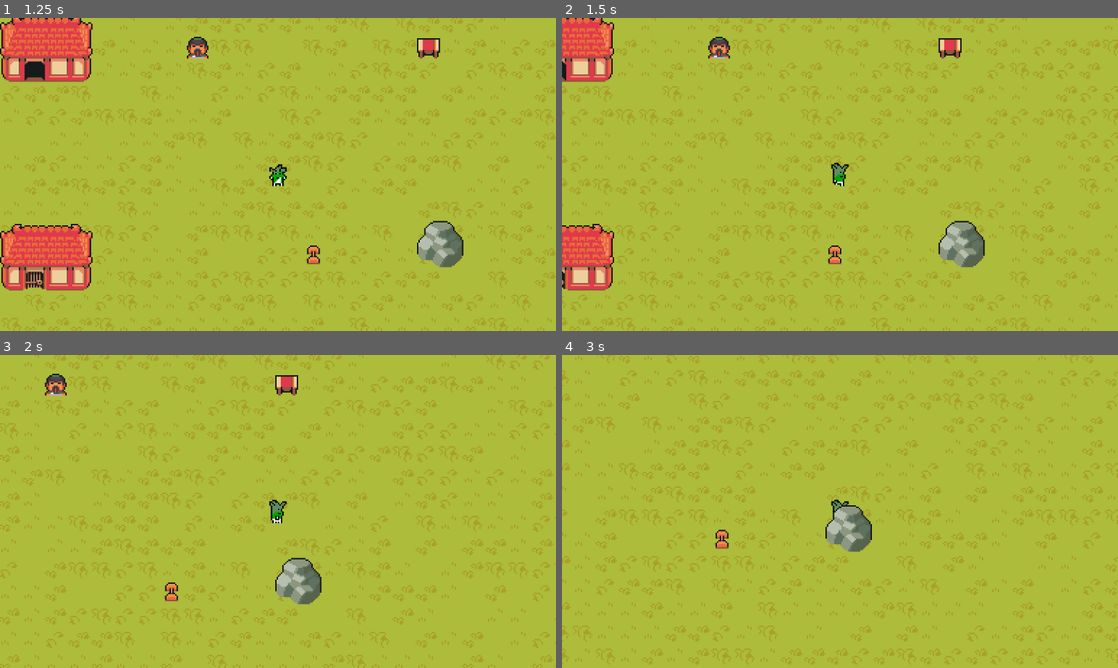
Above: before the commit, frames 1-4 (two rows, left to right).
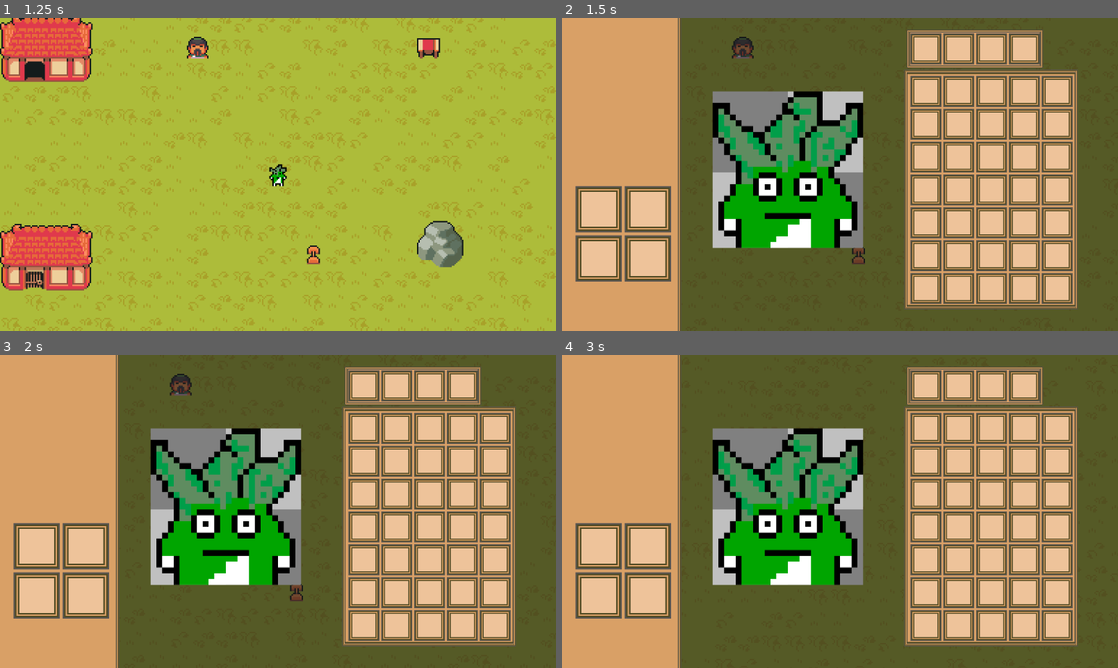
Above: after the commit, the same moments.

Repository: Zomlim/Kaendylaend
Game: Godot game, scene res://common/gui/menus/mainmenu/main_menu.tscn
Two runs of this game, one before a commit and one after it. Both use one fixed random seed, a clock stepped at 60 frames per second and the inputs below.
Inputs:
- Up to frame 1 (1.25 s): click "Play" at 0.5 s
- Up to frame 2 (1.5 s): tap Enter at 1.25 s; hold D (ui_right) from 1.28 s (still down); tap E (inv, bound only after the commit) at 1.35 s
- Up to frame 3 (2 s): keep holding D (ui_right)
- Up to frame 4 (3 s): release D (ui_right) at 2.03 s; hold S (ui_down) 2.03-2.78 s; tap E (inv, bound only after the commit) at 2.1, 2.85 s; hold D (ui_right) from 2.78 s (still down)

Frame 1 is identical in both runs. In frame 2, 100% of the frame differs, in the area x 0-100%, y 0-100%; in frame 3, 100%; in frame 4, 100%.

Commit message:
fix inventory

Diff:
--- a/common/gui/inventory/Inventory_script/Inv_UI.gd
+++ b/common/gui/inventory/Inventory_script/Inv_UI.gd
@@ -2,7 +2,7 @@
 
 class_name inv_ui
 
-@onready var inv: inv = load("res://common/gui/inventory/Inventory_script/PlayerInv.tres")
+@onready var inv: inv = load("res://common/gui/inventory/Inventory_script/player_inv.tres")
 @onready var slots: Array = $NinePatchRect/GridContainer.get_children()
 
 var is_open = false
@@ -19,7 +19,7 @@
 
 # Called every frame. 'delta' is the elapsed time since the previous frame.
 func _process(delta):
-	if Input.is_action_just_pressed("e"):
+	if Input.is_action_just_pressed("inv"):
 		if(is_open):
 			close()
 		else:
--- a/common/gui/inventory/Inventory_script/Inventory_Item.gd
+++ b/common/gui/inventory/Inventory_script/Inventory_Item.gd
@@ -2,5 +2,5 @@
 
 class_name inv_item
 
-@export var name: String = "Flask"
+@export var name: String
 @export var texture: Texture2D
--- a/common/gui/inventory/Inventory_script/PlayerInv.tres
+++ /dev/null
@@ -1,7 +0,0 @@
-[gd_resource type="Resource" script_class="inv" load_steps=2 format=3 uid="uid://skjp2gsjqnb2"]
-
-[ext_resource type="Script" path="res://common/gui/inventory/Inventory_script/Inventory.gd" id="1_v31i8"]
-
-[resource]
-script = ExtResource("1_v31i8")
-items = Array[Resource("res://Scripts/Inventory_script/Inventory_Item.gd")]([null, null, null, null, null, null, null, null, null, null, null, null, null, null, null, null, null, null, null, null, null, null, null, null, null, null, null, null, null, null, null, null, null, null, null, null, null, null, null, null, null, null, null, null, null])
--- /dev/null
+++ b/common/gui/inventory/Inventory_script/player_inv.tres
@@ -0,0 +1,7 @@
+[gd_resource type="Resource" script_class="inv" load_steps=2 format=3 uid="uid://dxnrfwsu5d1fc"]
+
+[ext_resource type="Script" path="res://common/gui/inventory/Inventory_script/Inventory.gd" id="1_eci00"]
+
+[resource]
+script = ExtResource("1_eci00")
+items = Array[Resource("res://common/gui/inventory/Inventory_script/Inventory_Item.gd")]([null, null, null, null, null, null, null, null, null, null, null, null, null, null, null, null, null, null, null, null, null, null, null, null, null, null, null, null, null, null, null, null, null, null, null, null, null, null, null, null, null, null, null, null, null])
--- a/common/playground.tscn
+++ b/common/playground.tscn
@@ -1,5 +1,6 @@
-[gd_scene load_steps=31 format=3 uid="uid://de5cxcpqslx35"]
+[gd_scene load_steps=33 format=3 uid="uid://de5cxcpqslx35"]
 
+[ext_resource type="Resource" uid="uid://dxnrfwsu5d1fc" path="res://common/gui/inventory/Inventory_script/player_inv.tres" id="1_hmphb"]
 [ext_resource type="Texture2D" uid="uid://dfx4nwqj4hqdq" path="res://assets/sprites/Player/Larry/SpriteSheet-v3.png" id="1_yghe7"]
 [ext_resource type="Script" path="res://common/camera.gd" id="2_2sica"]
 [ext_resource type="Texture2D" uid="uid://bp3ohxitvxcjs" path="res://assets/backgrounds/Tilesets/TilesetField.png" id="3_ljdyo"]
@@ -9,9 +10,14 @@
 [ext_resource type="Texture2D" uid="uid://bxhvpbfefbjke" path="res://assets/sprites/Player/Monk/SpriteSheet.png" id="7_yvo4n"]
 [ext_resource type="Texture2D" uid="uid://cgpv4y0x6sh37" path="res://assets/backgrounds/Tilesets/TilesetNature.png" id="8_5cj67"]
 [ext_resource type="Script" path="res://common/interactables/interactable_manager.gd" id="9_e8i61"]
+[ext_resource type="PackedScene" uid="uid://b6nwgvoqeig6" path="res://common/gui/inventory/Inventory_scene/inv_ui.tscn" id="10_kiu0s"]
 
 [sub_resource type="GDScript" id="GDScript_k2cwu"]
 script/source = "extends CharacterBody2D
+
+@export var inv: inv
+
+@export var inv_ui: inv_ui
 
 @onready var _animation_player = $AnimationPlayer
 @export var speed = 140
@@ -19,8 +25,9 @@
 @onready var Walking_sfx = $AudioStreamPlayer2D as AudioStreamPlayer2D
 
 func _physics_process(_delta):
-	get_input()
-	move_and_slide()
+	if(!inv_ui.is_open):
+		get_input()
+		move_and_slide()
 
 func _process(_delta):
 	animate()
@@ -6113,12 +6120,14 @@
 light_mask = 2
 visibility_layer = 2
 
-[node name="Player" type="CharacterBody2D" parent="."]
+[node name="Player" type="CharacterBody2D" parent="." node_paths=PackedStringArray("inv_ui")]
 light_mask = 2
 visibility_layer = 2
 z_index = 1
 position = Vector2(240, 144)
 script = SubResource("GDScript_k2cwu")
+inv = ExtResource("1_hmphb")
+inv_ui = NodePath("../CanvasLayer/Inv_UI")
 
 [node name="Sprite2D" type="Sprite2D" parent="Player"]
 texture = ExtResource("1_yghe7")
@@ -6163,3 +6172,12 @@
 
 [node name="Interactable_manager" type="Node" parent="."]
 script = ExtResource("9_e8i61")
+
+[node name="CanvasLayer" type="CanvasLayer" parent="."]
+
+[node name="Inv_UI" parent="CanvasLayer" instance=ExtResource("10_kiu0s")]
+visible = false
+offset_left = -1.0
+offset_top = -1.0
+offset_right = 1149.0
+offset_bottom = 646.0
--- a/project.godot
+++ b/project.godot
@@ -62,6 +62,11 @@
 , Object(InputEventJoypadMotion,"resource_local_to_scene":false,"resource_name":"","device":0,"axis":1,"axis_value":1.0,"script":null)
 ]
 }
+inv={
+"deadzone": 0.5,
+"events": [Object(InputEventKey,"resource_local_to_scene":false,"resource_name":"","device":-1,"window_id":0,"alt_pressed":false,"shift_pressed":false,"ctrl_pressed":false,"meta_pressed":false,"pressed":false,"keycode":0,"physical_keycode":69,"key_label":0,"unicode":101,"echo":false,"script":null)
+]
+}
 
 [layer_names]
 
